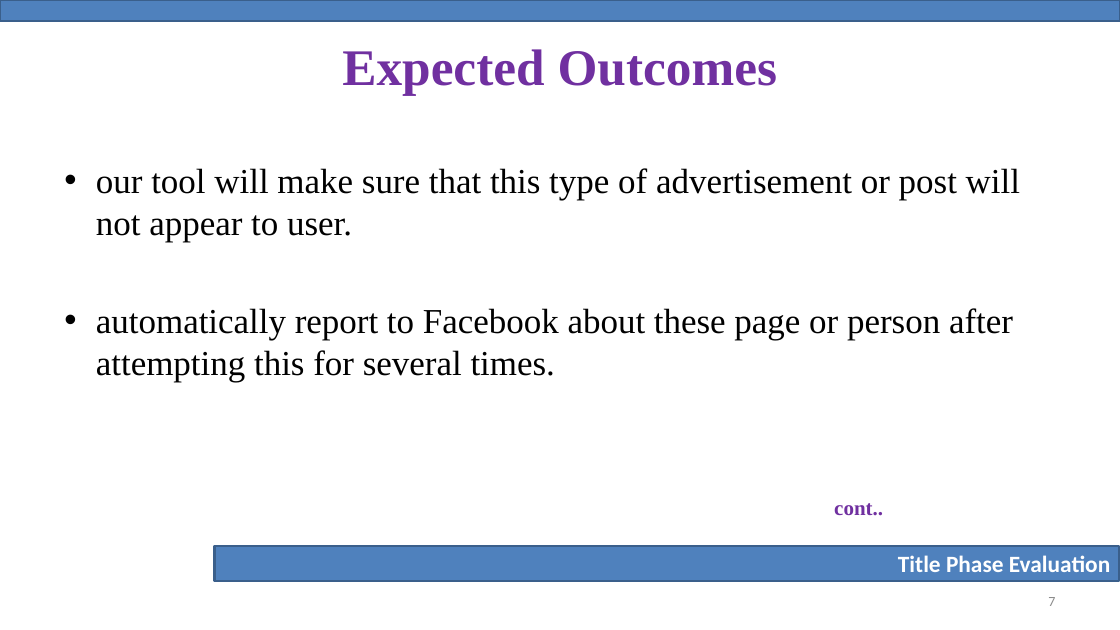
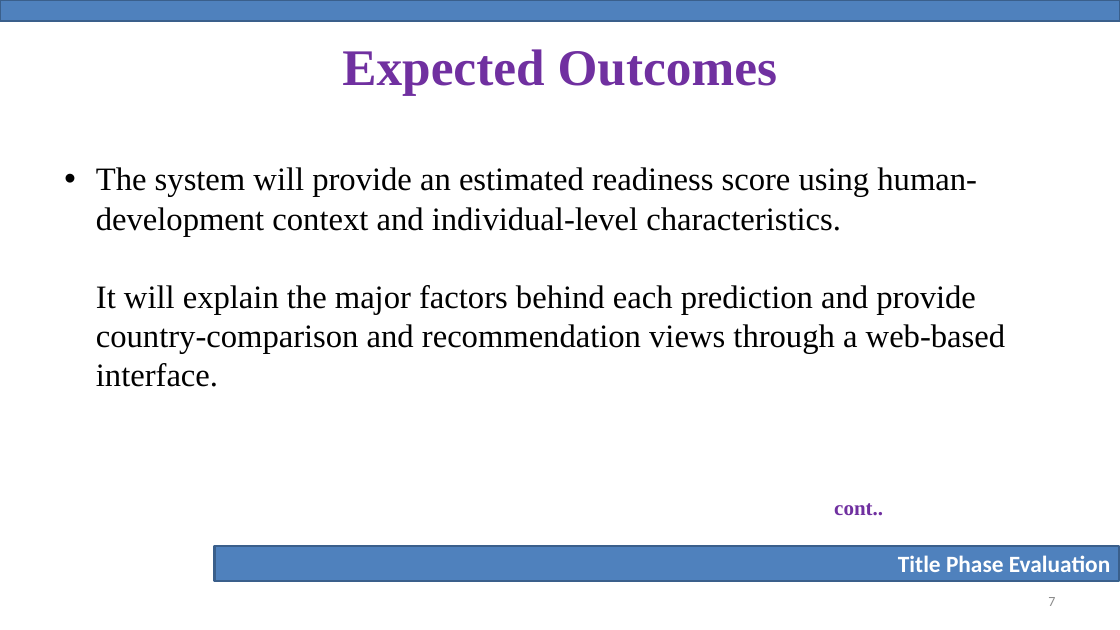
Before and after one commit to jannatul-fredaues/Global-Human-Development-Index-with-Explainable-AI, a slide deck: slide 7 of Documentation/Title-Phase-Evaluation-Slide-Template.pptx. Drawn at 1120x630 pixels with LibreOffice and Linux fonts; fonts in the diff are those of the drawing; background and template pictures are left out. Boxes give left, top, right and bottom in pixels: in the first picture for what was removed or moved away, otherwise in the second. Text is boxed around its words. In the diff, an @@ line names an element or a change of style, - is before the commit and + after.

```diff
--- a/Documentation/Title-Phase-Evaluation-Slide-Template.pptx
+++ b/Documentation/Title-Phase-Evaluation-Slide-Template.pptx
@@ text at [96, 167, 1006, 387]: text changed; size 30 to 28 pt @@
-• our tool will make sure that this type of advertisement or post will not appear to user.
-• automatically report to Facebook about these page or person after attempting this for several times.
+• The system will provide an estimated readiness score using human-development context and individual-level characteristics.
+  It will explain the major factors behind each prediction and provide country-comparison and recommendation views through a web-based interface.
```
Also in this commit, not shown: 8 other slides changed.
